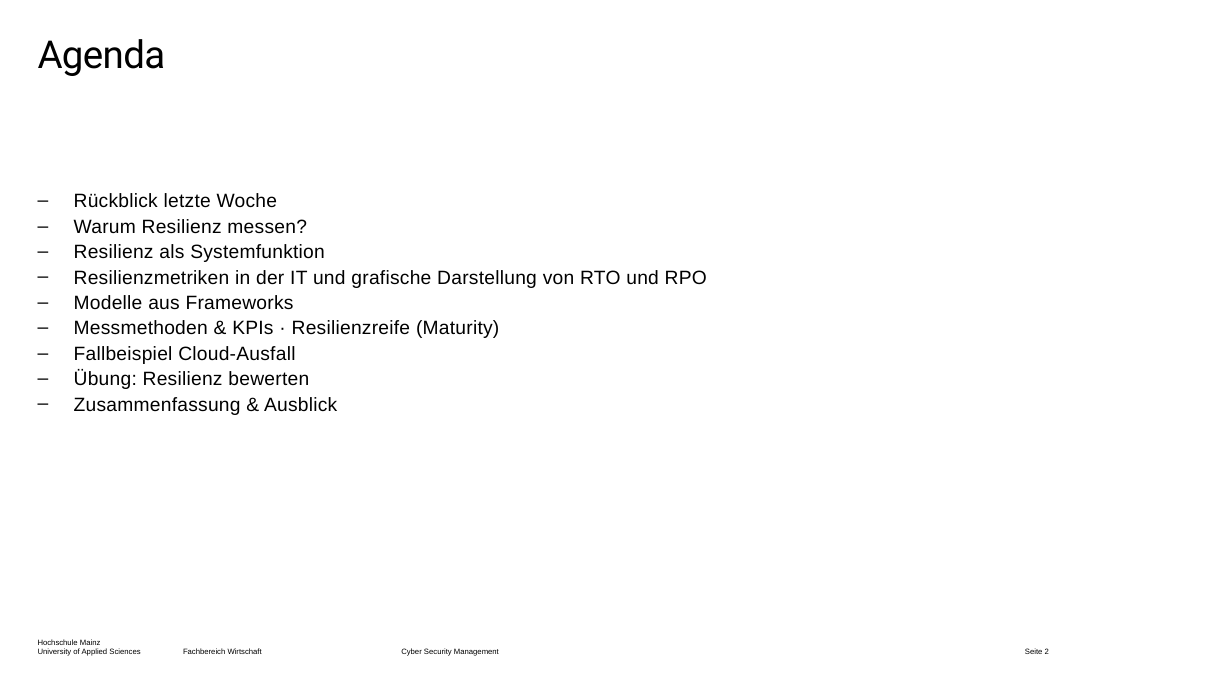
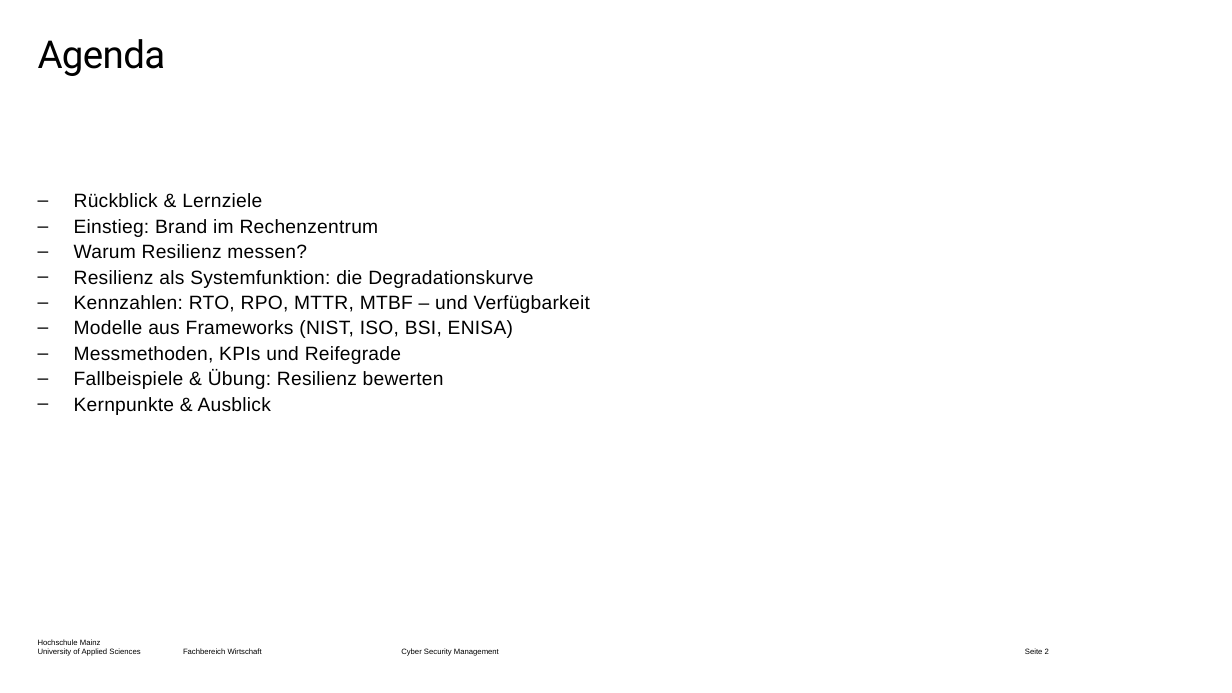
Before and after one commit to dlo-delphi/csm-cyber_resilienz-quarto, a slide deck: slide 2 of Präsentationen/Termin-02/_powerpoint/main.pptx. Drawn at 1232x693 pixels with LibreOffice and Linux fonts; fonts in the diff are those of the drawing; background and template pictures are left out. Boxes give left, top, right and bottom in pixels: in the first picture for what was removed or moved away, otherwise in the second. Text is boxed around its words. In the diff, an @@ line names an element or a change of style, - is before the commit and + after.

```diff
--- a/Präsentationen/Termin-02/_powerpoint/main.pptx
+++ b/Präsentationen/Termin-02/_powerpoint/main.pptx
@@ text at [74, 193, 379, 237]: text changed @@
-– Rückblick letzte Woche
+– Rückblick & Lernziele
+– Einstieg: Brand im Rechenzentrum
@@ text at [74, 270, 590, 415]: text changed @@
-– Resilienz als Systemfunktion
-– Resilienzmetriken in der IT und grafische Darstellung von RTO und RPO
-– Modelle aus Frameworks
-– Messmethoden & KPIs · Resilienzreife (Maturity)
-– Fallbeispiel Cloud-Ausfall
-– Übung: Resilienz bewerten
-– Zusammenfassung & Ausblick
+– Resilienz als Systemfunktion: die Degradationskurve
+– Kennzahlen: RTO, RPO, MTTR, MTBF – und Verfügbarkeit
+– Modelle aus Frameworks (NIST, ISO, BSI, ENISA)
+– Messmethoden, KPIs und Reifegrade
+– Fallbeispiele & Übung: Resilienz bewerten
+– Kernpunkte & Ausblick
```
Also in this commit, not shown: 14 other slides changed, 5 slides added, 1 slide removed, 57 other files.
